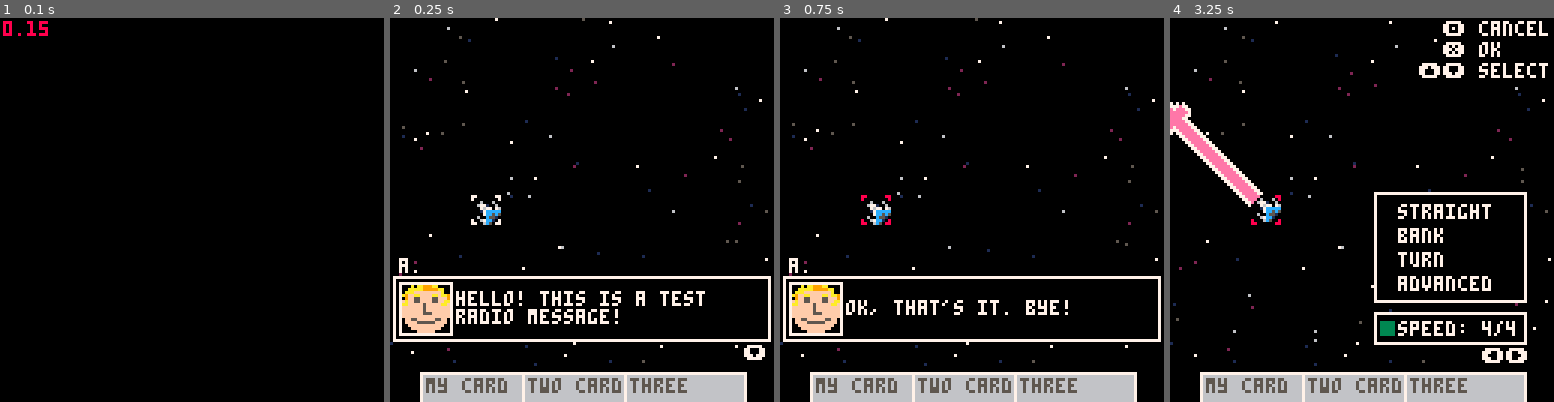
Above: before the commit, frames 1-4 (left to right).
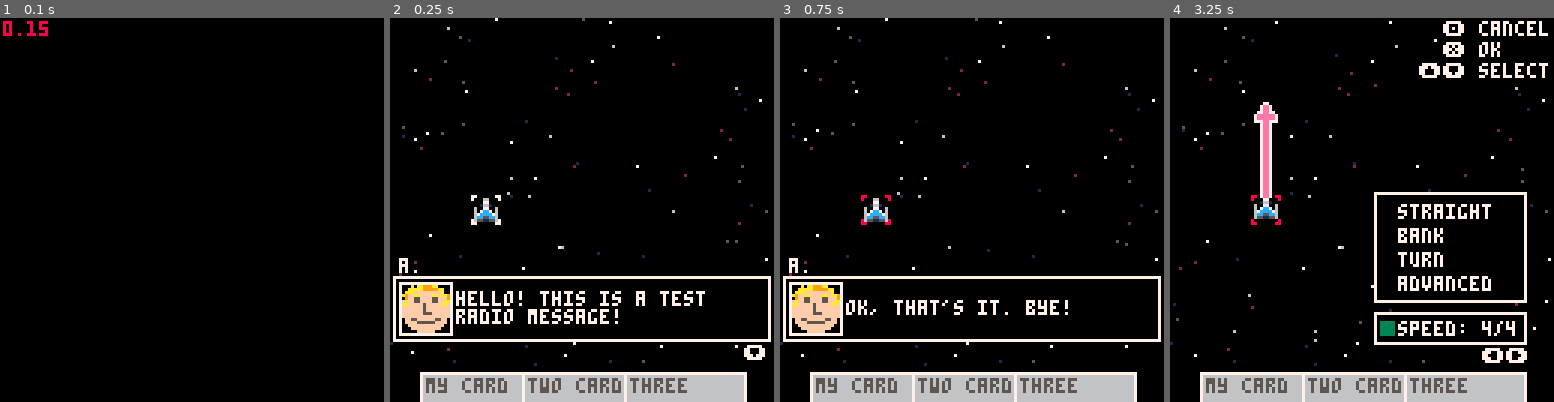
Above: after the commit, the same moments.

Repository: karjona/ondatra
Game: PICO-8 cartridge ondatra.p8
Two runs of this game, one before a commit and one after it. Both use one fixed random seed, a clock stepped at 60 frames per second and the inputs below.
Inputs:
- Up to frame 1 (0.1 s): no input
- Up to frame 2 (0.25 s): no input
- Up to frame 3 (0.75 s): tap X (X key) at 0.33 s; tap O (Z key) at 0.7 s
- Up to frame 4 (3.25 s): tap X (X key) at 1.07, 1.85, 2.97 s; hold Right 1.6-2.1 s; tap O (Z key) every 0.4 s from 1.7 to 2.9 s; hold Up 2.15-2.42 s; hold Right 2.47-3.03 s; hold Left from 3.08 s (still down)

Frame 1 is identical in both runs. In frame 2, 0.3% of the frame differs, in the area x 21-29%, y 46-54%; in frame 3, 0.3%; in frame 4, 2.8%, in the area x 0-29%, y 21-54%.

Commit message:
Remove scale from arrows Closes #29

Diff:
--- a/src/entities/ship.lua
+++ b/src/entities/ship.lua
@@ -14,7 +14,7 @@
     selected = true,
     x = 32,
     y = 64,
-    angle = 315,
+    angle = 0,
     move_x = nil,
     move_y = nil,
     move_angle = nil,
--- a/src/utilities/moves.lua
+++ b/src/utilities/moves.lua
@@ -6,13 +6,13 @@
 
   local offsetTable = {
     [0] = { y_offset = 8 },
-    [45] = { x_offset = 8, y_offset = 8, scale = 1.5 },
+    [45] = { x_offset = 5, y_offset = 5 },
     [90] = { x_offset = 8 },
-    [135] = { x_offset = 8, y_offset = -8, scale = 1.5 },
+    [135] = { x_offset = 5, y_offset = -5 },
     [180] = { y_offset = -8 },
-    [225] = { x_offset = -8, y_offset = -8, scale = 1.5 },
+    [225] = { x_offset = -5, y_offset = -5 },
     [270] = { x_offset = -8 },
-    [315] = { x_offset = -8, y_offset = 8, scale = 1.5 }
+    [315] = { x_offset = -5, y_offset = 5 }
   }
 
   return offsetTable[angle] or {}
@@ -65,7 +65,7 @@
 
 function draw_arrow(ship, type, speed)
   local offsets = calculateOffsets(ship)
-  x_offset, y_offset, scale = offsets.x_offset or 0, offsets.y_offset or 0, offsets.scale or 1
+  x_offset, y_offset = offsets.x_offset or 0, offsets.y_offset or 0
 
   if type == "bank" then
     local spr_mapy = .5
@@ -126,7 +126,7 @@
 
   if type == "turn" then
     for i = 1, speed - 1 do
-      rspr(ship.x + x_offset * i, ship.y - i * y_offset, ship.angle / 360, 4.5, .5, 1, false, scale)
+      rspr(ship.x + x_offset * i, ship.y - i * y_offset, ship.angle / 360, 4.5, .5, 1, false, 1)
     end
     if move_orientation == 1 then
       angle = ship.angle / 360
@@ -135,9 +135,9 @@
     end
 
     if move_orientation == 1 then
-      rspr(ship.x + x_offset * speed, ship.y - speed * y_offset, angle, 9.5, .5, 3, false, scale)
-    else
-      rspr(ship.x + x_offset * speed, ship.y - speed * y_offset, angle, 9.5, .5, 3.5, true, scale)
+      rspr(ship.x + x_offset * speed, ship.y - speed * y_offset, angle, 9.5, .5, 3, false, 1)
+    else
+      rspr(ship.x + x_offset * speed, ship.y - speed * y_offset, angle, 9.5, .5, 3.5, true, 1)
     end
 
     move_target_arrow_pos = { y = ship.y - speed * y_offset }
@@ -152,9 +152,9 @@
 
   if type == "straight" then
     for i = 1, speed - 1 do
-      rspr(ship.x + x_offset * i, ship.y - i * y_offset, ship.angle / 360, 4.5, .5, 1, false, scale)
-    end
-    rspr(ship.x + x_offset * speed, ship.y - speed * y_offset, ship.angle / 360, 2.5, .5, 1, false, scale)
+      rspr(ship.x + x_offset * i, ship.y - i * y_offset, ship.angle / 360, 4.5, .5, 1, false, 1)
+    end
+    rspr(ship.x + x_offset * speed, ship.y - speed * y_offset, ship.angle / 360, 2.5, .5, 1, false, 1)
     move_target_arrow_pos = { x = ship.x + x_offset * speed, y = ship.y - speed * y_offset, angle = ship.angle }
   end
 end
